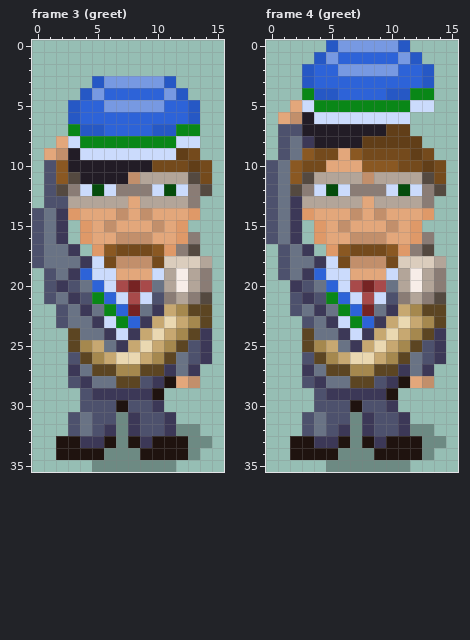
Pixel-art file, stored at art/cfe-ksv-karl.aseprite. The first picture shows the starting point.
16x36 pixels, 4 frames. Shown: frame 3 (greet), frame 4 (greet). The commit also changed other frames, which this record leaves out.
Now the later version:
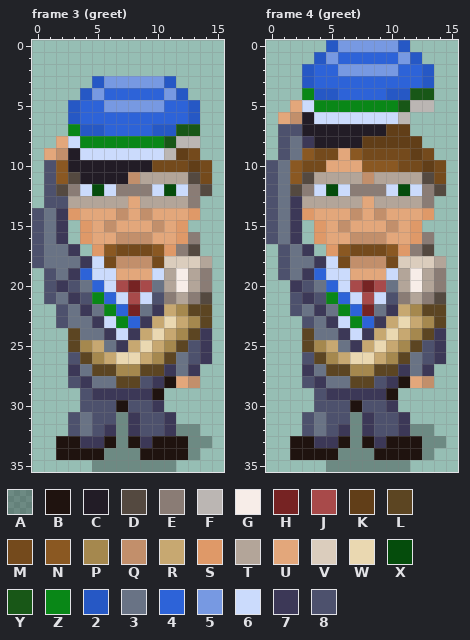
Palette (. is transparent): A #00000046  B #1f130f  C #221c26  D #544940  E #8a7c75  F #bbb6b3  G #f7ede8  H #762323  J #a84a4a  K #613e18  L #5c4522  M #744a1c  N #8a5822  P #a5884e  Q #c28f6b  R #c7a871  S #df9968  T #b3a599  U #e3a77b  V #dbcdbd  W #ead8b1  X #054c0c  Y #185717  Z #098717  2 #2658c5  3 #697385  4 #2d63d8  5 #7799e2  6 #cbdbfc  7 #3c3857  8 #4d516d
The author wrote: Convert ksv!! sprites to use indexed color
What changed:
--- frame 3 (greet), layer "fraater"
@@ x 9..15 @@
  6 44442..
- 7 422ZZ..
- 8 ZZZ66..
- 9 666KM..
+ 7 422YY..
+ 8 ZZYFF..
+ 9 66FKM..
 10 CMMMKM.
--- frame 4 (greet), layer "fraater"
@@ x 9..15 @@
  3 44442..
- 4 422ZZ..
- 5 ZZZ66..
- 6 666....
+ 4 422YY..
+ 5 ZZYFF..
+ 6 66F....
  7 CKK....
Pixel boxes of the changes (left, top, right, bottom) in both pictures:
changed: (164, 124, 200, 160)
changed: (398, 88, 434, 124)
